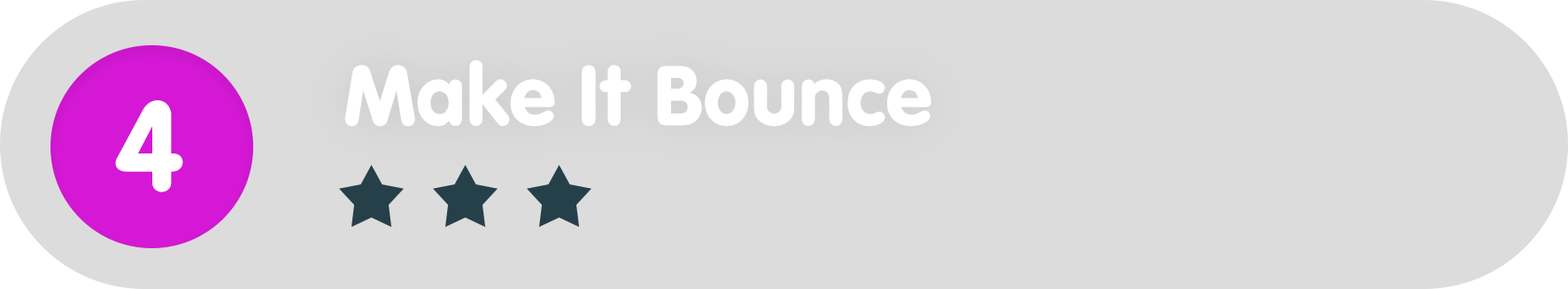
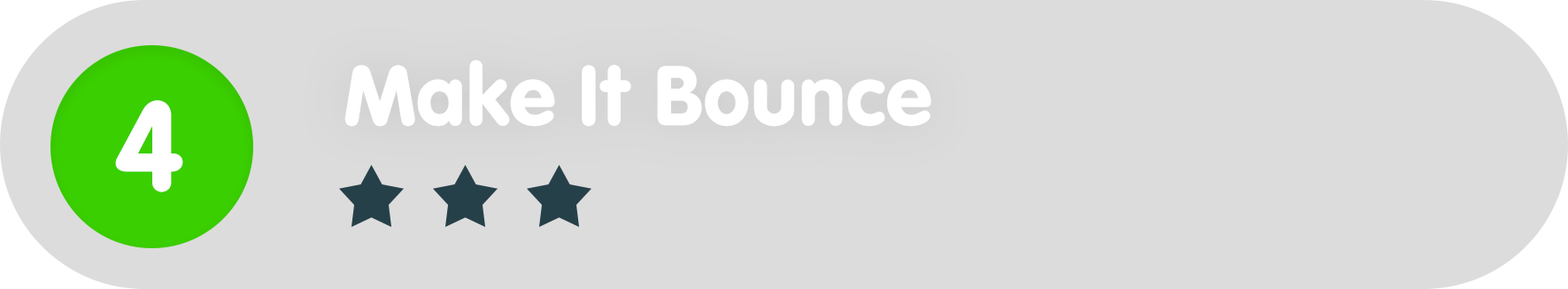
Layer changes from the first 1568x289 image to the second:
painted on "Ellipse_green" over [50, 45, 254, 248]
